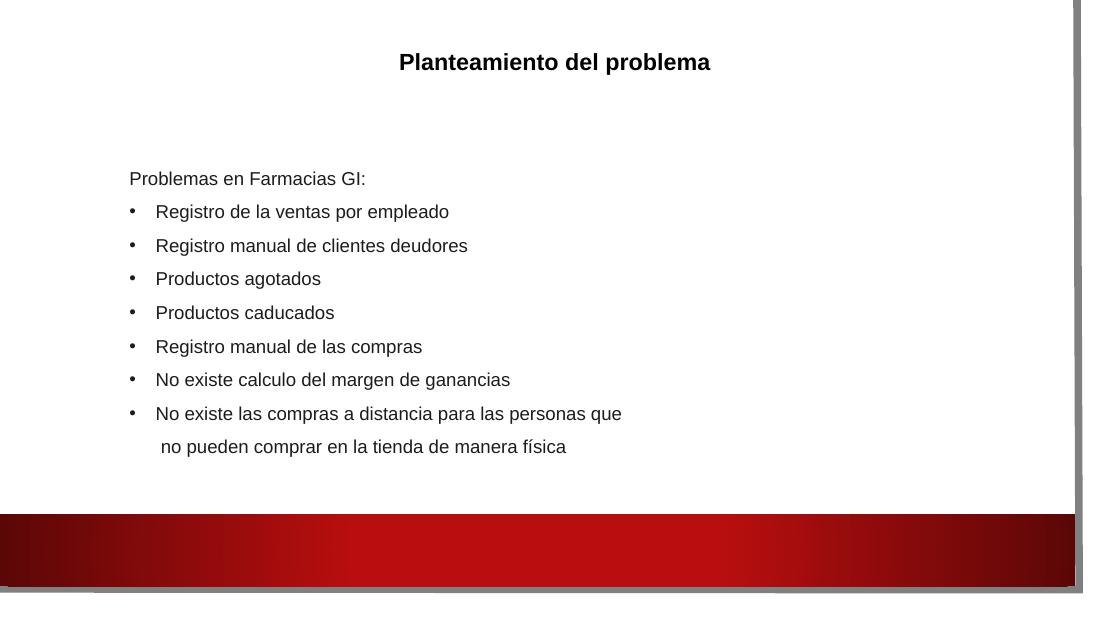
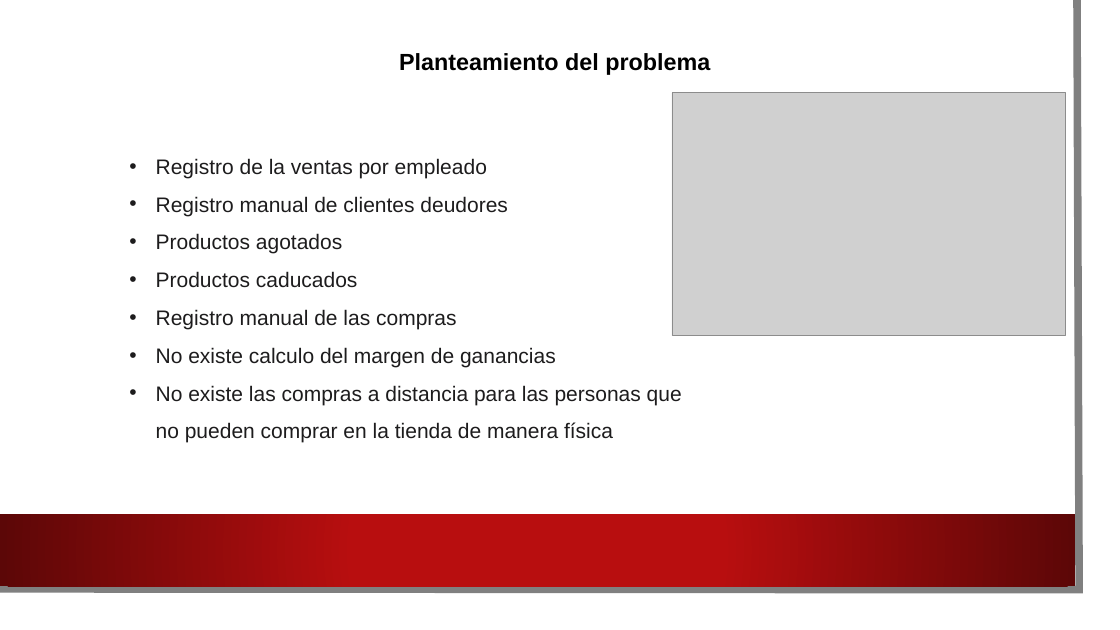
Before and after one commit to HeberZabdiel/FarmaciaGiDocumentos, a slide deck: slide 3 of Presentacion asesor uno.pptx (slide 4 before the commit). Drawn at 1120x630 pixels with LibreOffice and Linux fonts; fonts in the diff are those of the drawing; grey boxes stand for pictures; background and template pictures are left out. Boxes give left, top, right and bottom in pixels: in the first picture for what was removed or moved away, otherwise in the second. Text is boxed around its words. In the diff, an @@ line names an element or a change of style, - is before the commit and + after.

```diff
--- a/Presentacion asesor uno.pptx
+++ b/Presentacion asesor uno.pptx
@@ text "Registro de la ventas por ...": place and size @@
-text "Registro de la ventas por ..." at (129,171,622,457)
+text "Registro de la ventas por ..." at (156,158,682,443)
@@ text "Registro de la ventas por ..." at (156,158,682,443): size 16 to 18 pt; line spacing 1.5 to 2.5 @@
@@ picture added at (672,92,1065,335) @@
@@ text at (129,171,366,185): paragraph removed @@
-Problemas en Farmacias GI:
```
Also in this commit, not shown: 7 other slides changed, 1 slide removed.
